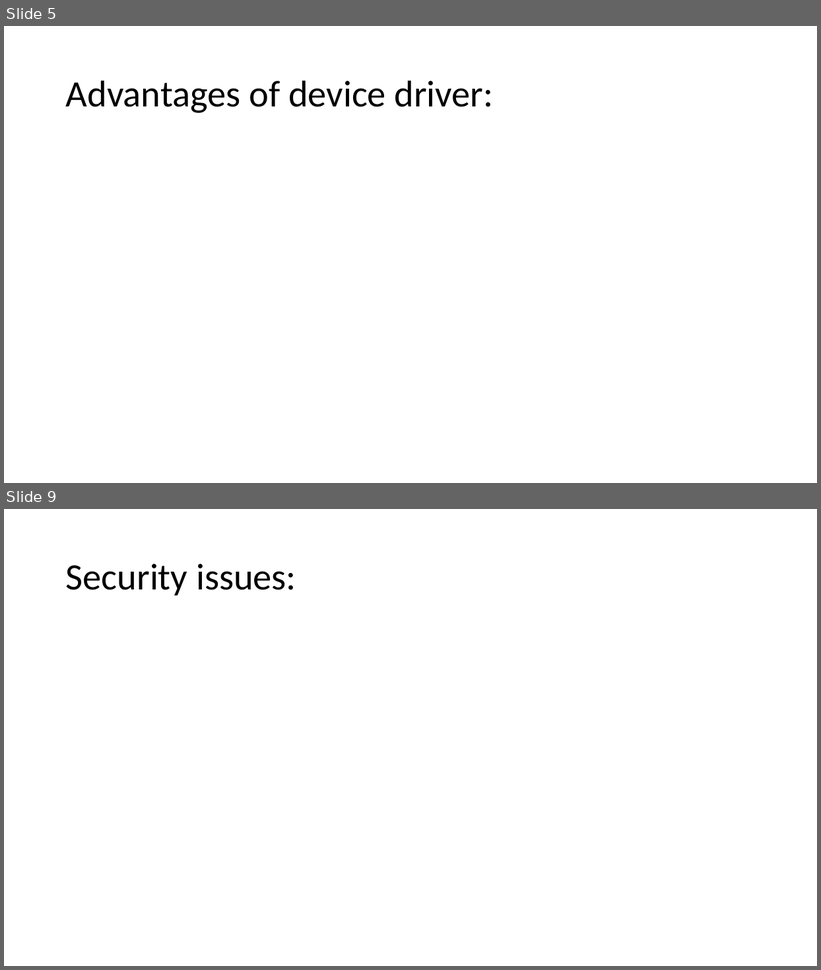
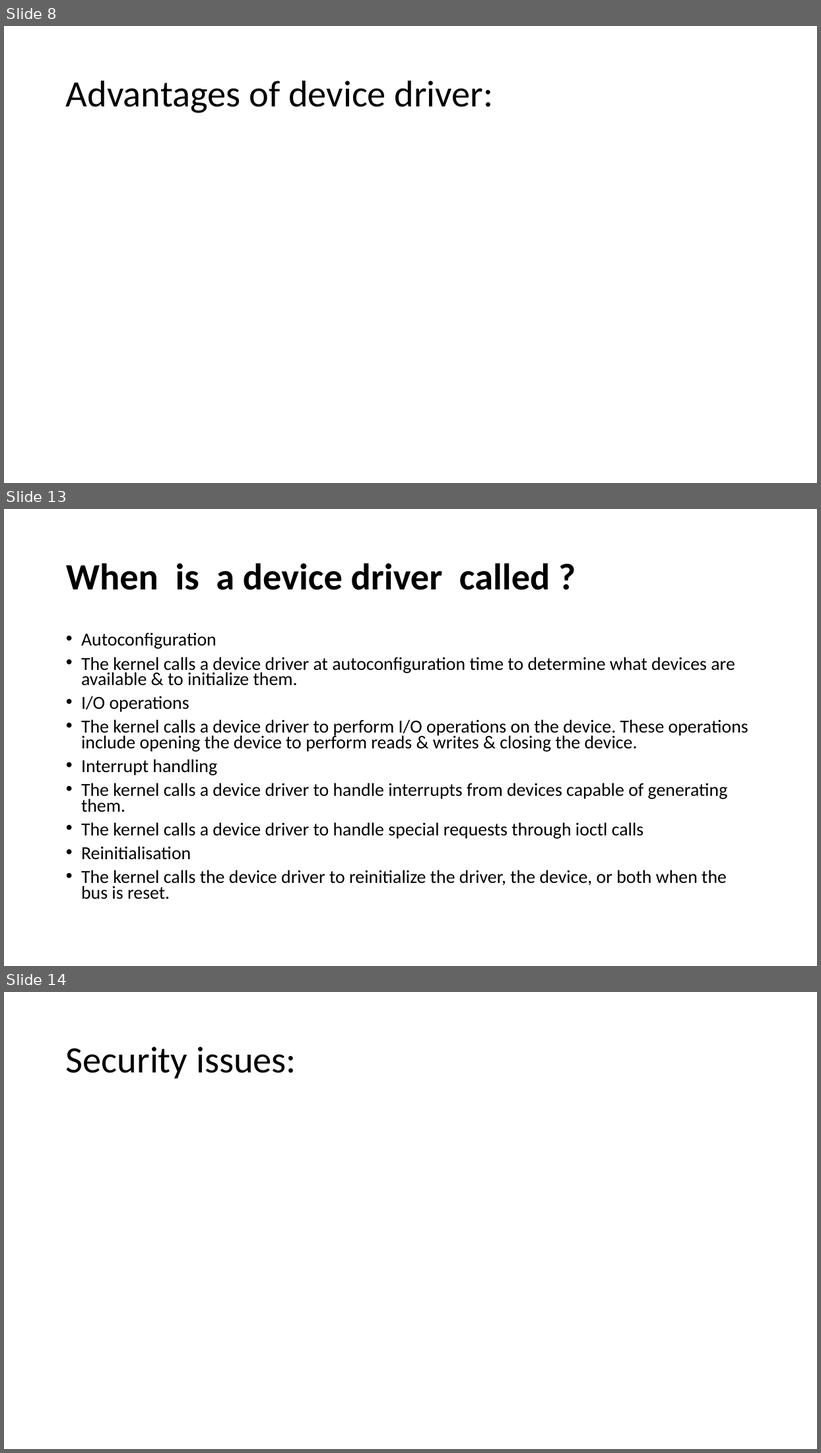
Before and after one commit to nihadjifri/Linux-device-drivers, a slide deck: Materials/ldd.pptx. Shown one above the other, each under a label of ours: slides 5 and 9 before the commit, slides 8, 13 and 14 after it; the slides between them are not shown. The pictures are 821x970 and 821x1453 pixels, drawn with LibreOffice and Linux fonts; fonts in the diff are those of the drawing. Boxes give left, top, right and bottom in pixels: in the first picture for what was removed or moved away, otherwise in the second. Text is boxed around its words. In the diff, an @@ line names an element or a change of style, - is before the commit and + after.

```diff
--- a/Materials/ldd.pptx
+++ b/Materials/ldd.pptx
@@ slide 13 added at (4, 509, 817, 966), background #FFFFFF @@
@@ title added at (66, 563, 550, 590), 44 pt, text #000000, bold @@
+When is a device driver called ?
@@ text added at (81, 632, 748, 900), 21.7 pt, text #000000 @@
+• Autoconfiguration
+• The kernel calls a device driver at autoconfiguration time to determine what devices are available & to initialize them.
+• I/O operations
+• The kernel calls a device driver to perform I/O operations on the device. These operations include opening the device to perform reads & writes & closing the device.
+• Interrupt handling
+• The kernel calls a device driver to handle interrupts from devices capable of generating them.
+• The kernel calls a device driver to handle special requests through ioctl calls
+• Reinitialisation
+• The kernel calls the device driver to reinitialize the driver, the device, or both when the bus is reset.
@@ what was slide 5 is now slide 8 @@
@@ what was slide 9 is now slide 14 @@
```
Also in this commit, not shown: 5 slides changed, 4 other slides added, 9 other files.
